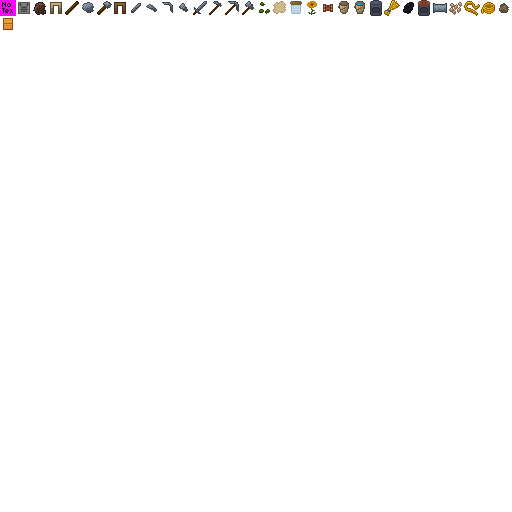
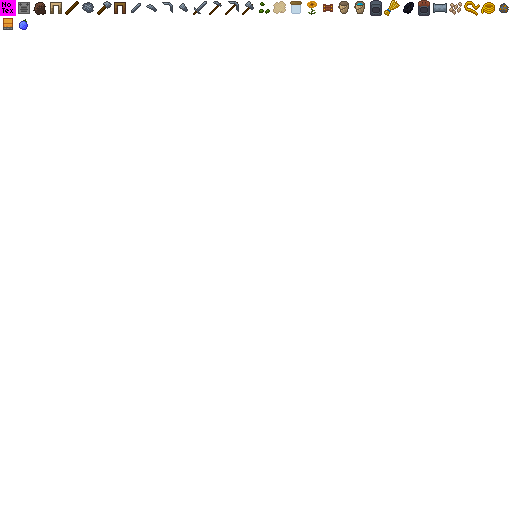
Before/after of a 512 x 512 layered artwork. What changed in the layer stack:
removed layer "Layer 1" over 3, 26, 13, 28
removed layer "Layer 0" over 3, 3, 93, 30
added layer "Layer 3" above "Layer 2" over 3, 3, 93, 30
